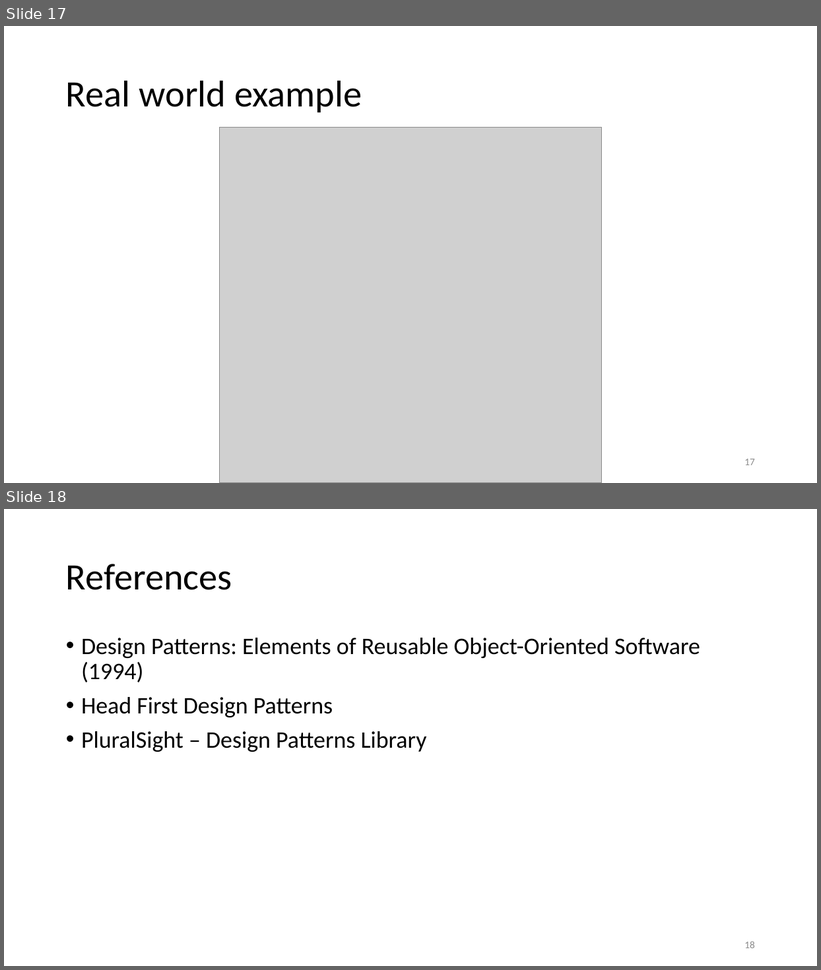
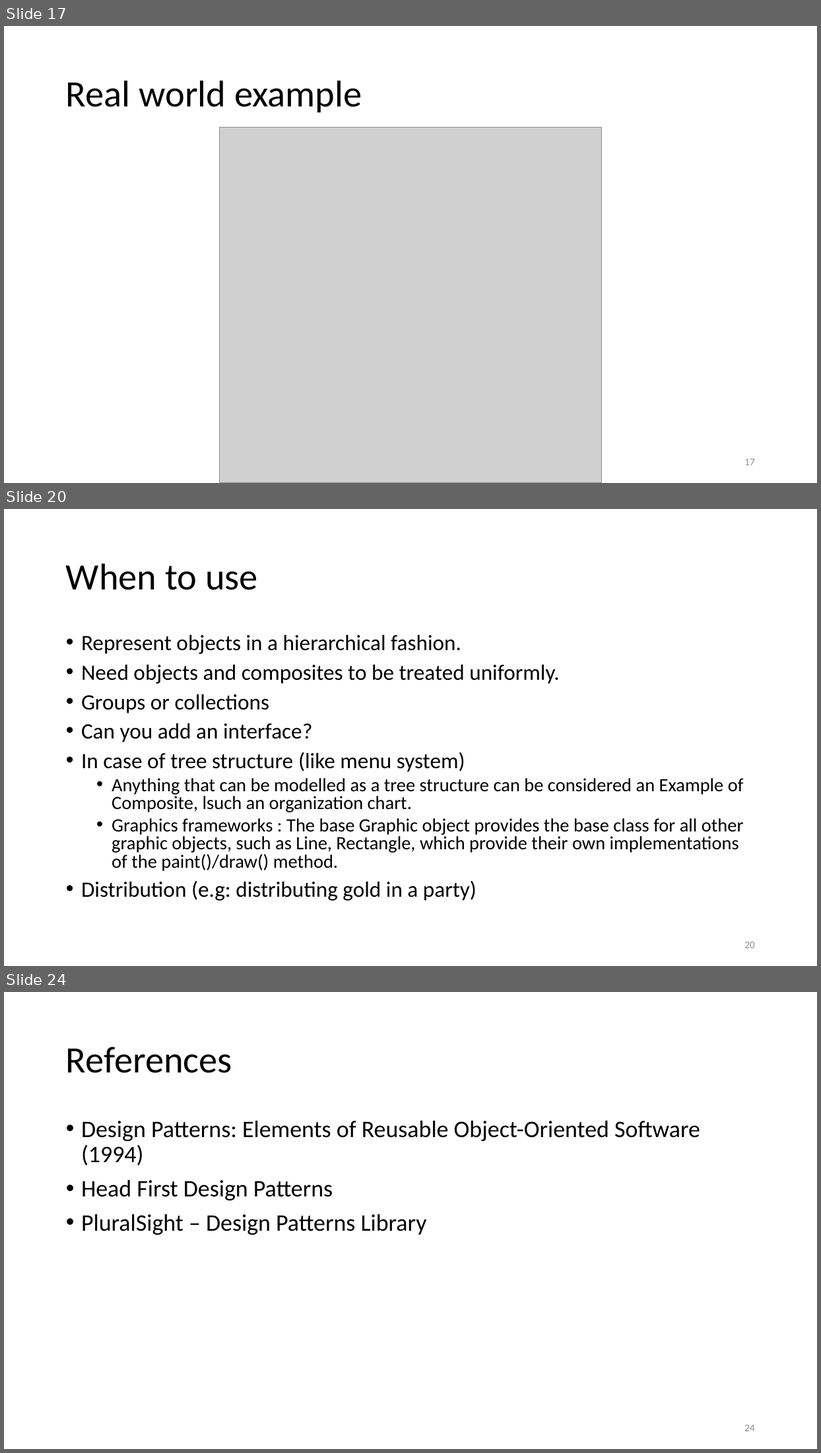
Before and after one commit to esziger/design_patterns, a slide deck: DP02_Bridge_Pattern.pptx. Shown one above the other, each under a label of ours: slides 17 and 18 before the commit, slides 17, 20 and 24 after it; the slides between them are not shown. The pictures are 821x970 and 821x1453 pixels, drawn with LibreOffice and Linux fonts; fonts in the diff are those of the drawing; grey boxes stand for pictures. Boxes give left, top, right and bottom in pixels: in the first picture for what was removed or moved away, otherwise in the second. Text is boxed around its words. In the diff, an @@ line names an element or a change of style, - is before the commit and + after.

```diff
--- a/DP02_Bridge_Pattern.pptx
+++ b/DP02_Bridge_Pattern.pptx
@@ slide 20 added at (4, 509, 817, 966), background #FFFFFF @@
@@ title added at (66, 563, 258, 590), 44 pt, text #000000 @@
+When to use
@@ text added at (81, 635, 744, 901), 22.2 pt, text #000000 @@
+• Represent objects in a hierarchical fashion.
+• Need objects and composites to be treated uniformly.
+• Groups or collections
+• Can you add an interface?
+• In case of tree structure (like menu system)
+  • Anything that can be modelled as a tree structure can be considered an Example of Composite, lsuch an organization chart.
+  • Graphics frameworks : The base Graphic object provides the base class for all other graphic objects, such as Line, Rectangle, which provide their own implementations of the paint()/draw() method.
+• Distribution (e.g: distributing gold in a party)
@@ page number added at (745, 942, 755, 949), 12 pt, text #8C8C8C @@
+20
@@ what was slide 18 is now slide 24 @@
@@ page number at (745, 1425, 755, 1432): text changed @@
-18
+24
```
Also in this commit, not shown: 4 slides changed, 5 other slides added.
